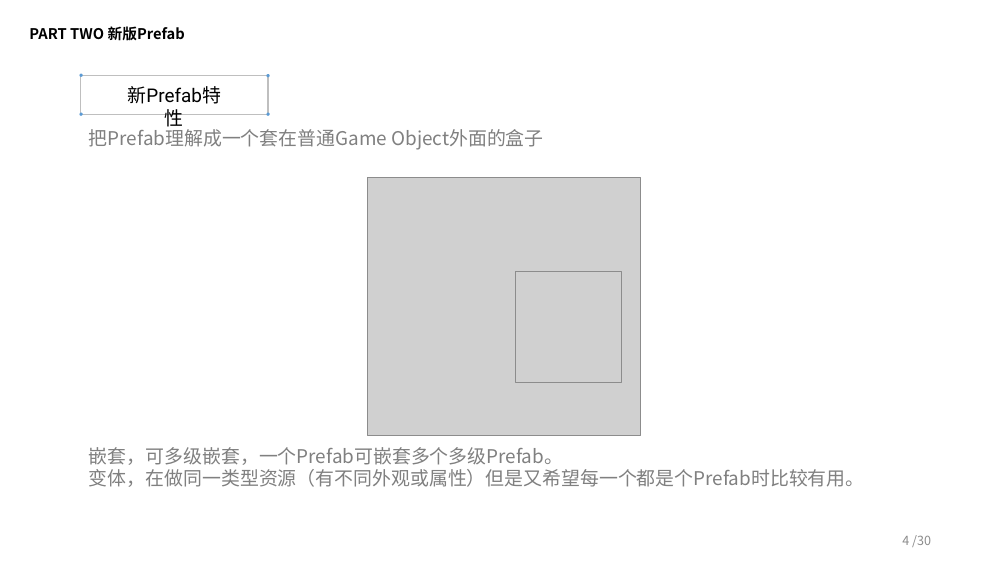
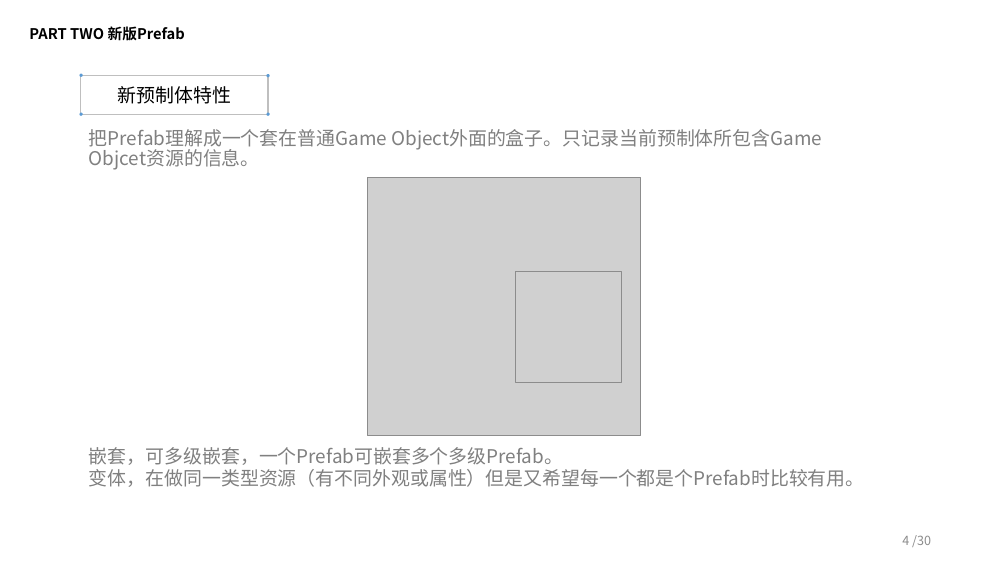
Before and after one commit to BingbingXu/NestedPrefab_Demos, a slide deck: slide 4 of Unity全新Prefab预制体系统.pptx. Drawn at 1008x567 pixels with LibreOffice and Linux fonts; fonts in the diff are those of the drawing; grey boxes stand for pictures; background and template pictures are left out. Boxes give left, top, right and bottom in pixels: in the first picture for what was removed or moved away, otherwise in the second. Text is boxed around its words. In the diff, an @@ line names an element or a change of style, - is before the commit and + after.

```diff
--- a/Unity全新Prefab预制体系统.pptx
+++ b/Unity全新Prefab预制体系统.pptx
@@ text at [118, 86, 231, 104]: text changed @@
-新Prefab特性
+新预制体特性
@@ text at [89, 129, 822, 170]: text changed @@
-把Prefab理解成一个套在普通Game Object外面的盒子
+把Prefab理解成一个套在普通Game Object外面的盒子。只记录当前预制体所包含Game Objcet资源的信息。
```
Also in this commit, not shown: 10 other slides changed.
